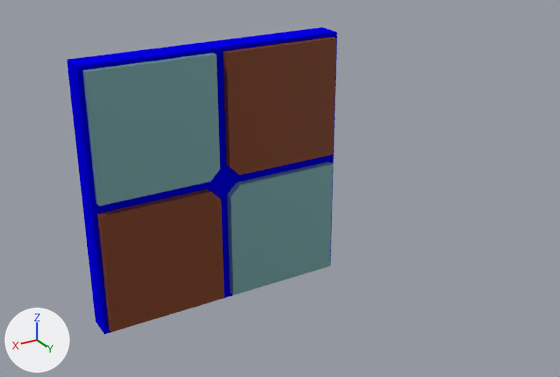
Before and after pictures for a commit that changed the Blender file Assets/Models/Environment-2.blend.
Camera for both pictures: a 50 mm camera at (1.19, 2.49, 1.11) aimed at (-0.03, 0.46, 0.1). Every picture has the same lights, and +X, +Y and +Z are marked at lower left. The same objects are shown in both versions, whatever each file hides.

In view in the first picture: 'Tile-Upper'.
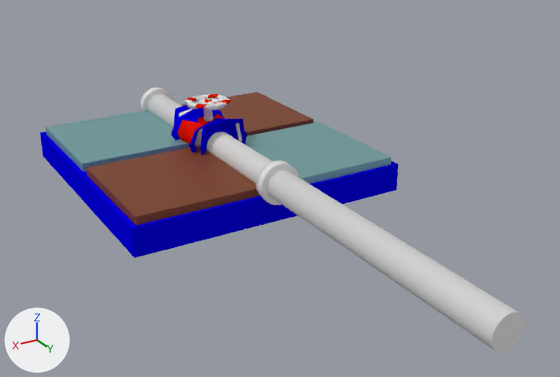
Edits to the bpy script that builds the scene:
```text
Add me_cube_007:
    me_cube_007.from_pydata(...)  # 96 vertices, 74 faces; spans x -0.071..0.071, y 0.067..0.208, z -0.501..0.517
    me_cube_007.materials.append(mat_material_008)  # white #e7e7e7
Add me_bell_002:
    me_bell_002.from_pydata(...)  # 89 vertices, 62 faces, 2 loose edges; spans x 0.0..0.587, y -0.61..0.0, z 0.0..0.676
    # faces by material slot: [27, 12, 23]
    me_bell_002.materials.append(mat_material)  # red #e71700
    me_bell_002.materials.append(mat_material_001)  # blue #0400e7
    me_bell_002.materials.append(mat_material_008)  # white #e7e7e7
Change ob_tile_upper:
    ob_tile_upper.rotation_euler: (0.0, 0.0, 0.0) -> (1.571, 0.0, 0.0)  # degrees (0, 0, 0) -> degrees (90, 0, 0)
Add ob_straight_pipe:
    ob_straight_pipe = bpy.data.objects.new('Straight Pipe', me_cube_007)
    ob_straight_pipe.location = (0.0, 0.0, 0.0)
    ob_straight_pipe.rotation_euler = (1.571, 0.0, 0.0)  # degrees (90, 0, 0)
    _m = ob_straight_pipe.modifiers.new('Array', 'ARRAY')
    _m.use_constant_offset = True
    _m.constant_offset_displace = (0.0, 0.0, -1.0)
    _m.use_relative_offset = False
Add ob_valve:
    ob_valve = bpy.data.objects.new('Valve', me_bell_002)
    ob_valve.location = (0.0, 0.0, 0.152)
    ob_valve.scale = (0.2, 0.2, 0.2)
    _m = ob_valve.modifiers.new('Mirror', 'MIRROR')
    _m.use_axis = (True, True, True)
    _m.use_clip = True
```

Boxes (x1, y1, x2, y2) around the edits, measured in the pictures (560 x 377 px):
'Tile-Upper', turned: before (67, 27, 337, 334); after (40, 92, 398, 258)
'Straight Pipe', added: after (140, 87, 525, 353)
'Valve', added: after (171, 94, 247, 155)
    faces in mat_material_001 (blue #0400e7): (171, 105, 247, 155)
    faces in mat_material_008 (white #e7e7e7): (179, 94, 242, 145)
    faces in mat_material (red #e71700): (177, 94, 231, 146)
